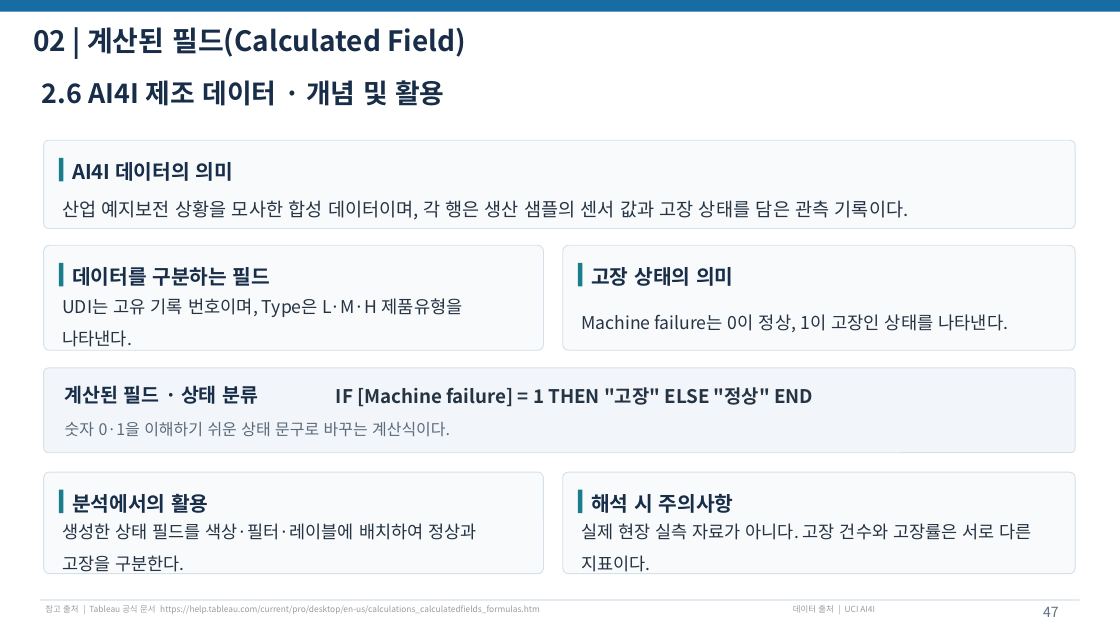
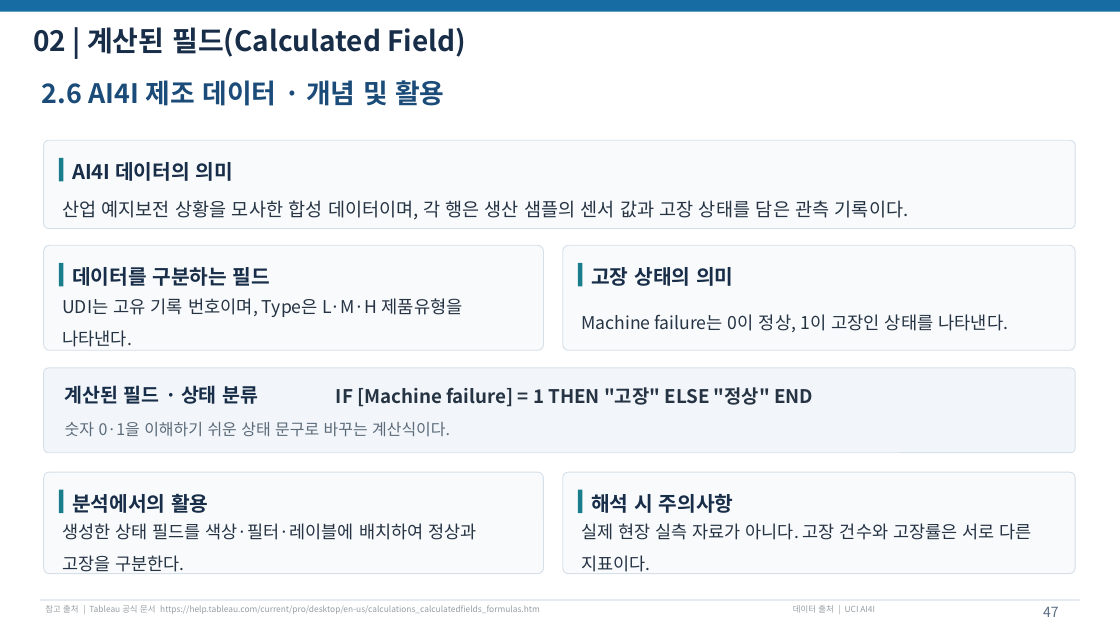
Before and after one commit to yangyuzz/HD_prepare, a slide deck: slide 47 of 양유진 교안/태블로 BI/03-1.계산된 필드.pptx. Drawn at 1120x630 pixels with LibreOffice and Linux fonts; fonts in the diff are those of the drawing. Boxes give left, top, right and bottom in pixels: in the first picture for what was removed or moved away, otherwise in the second. Text is boxed around its words. In the diff, an @@ line names an element or a change of style, - is before the commit and + after.

```diff
--- a/양유진 교안/태블로 BI/03-1.계산된 필드.pptx
+++ b/양유진 교안/태블로 BI/03-1.계산된 필드.pptx
@@ text "2.6 AI4I 제조 데이터 · ..." at (x1=42, y1=80, x2=444, y2=106): text colour #182D48 to #1B4B78 @@
```
Also in this commit, not shown: 58 other slides changed, 13 other files.
